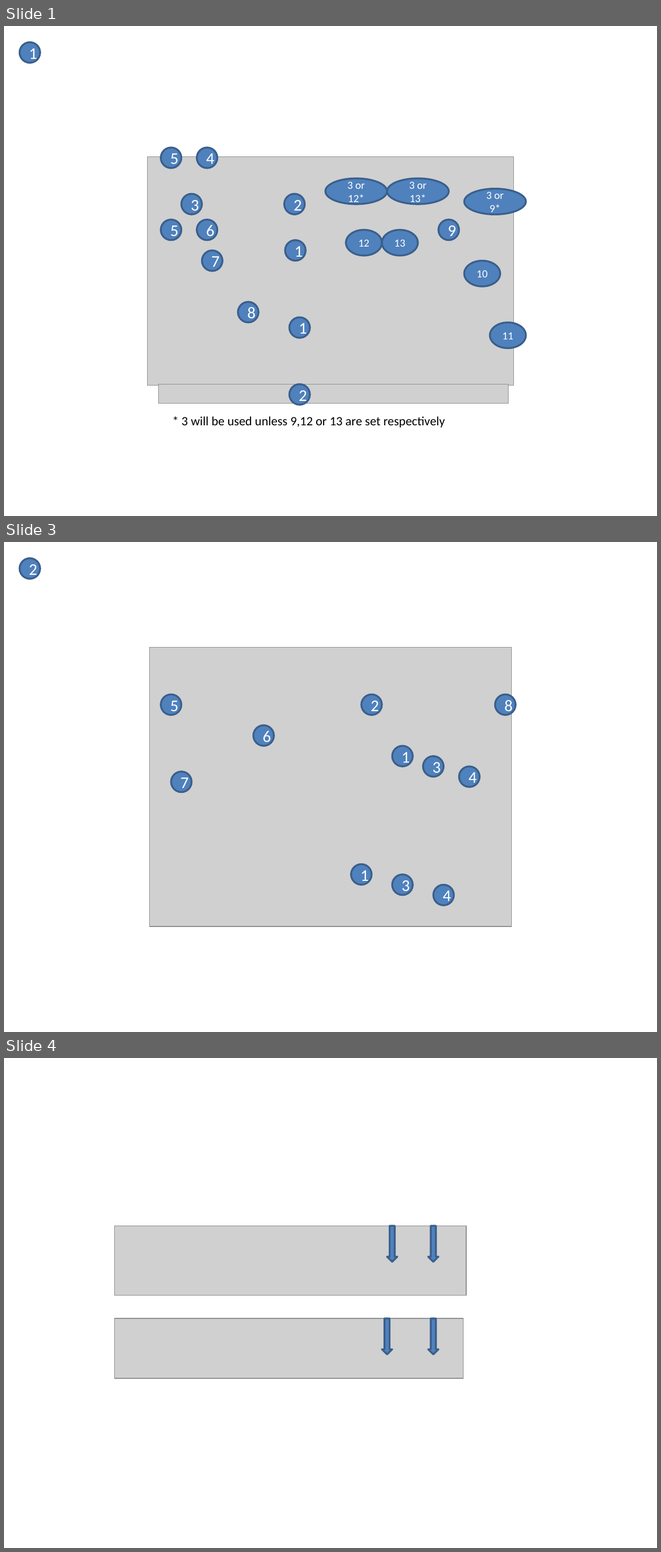
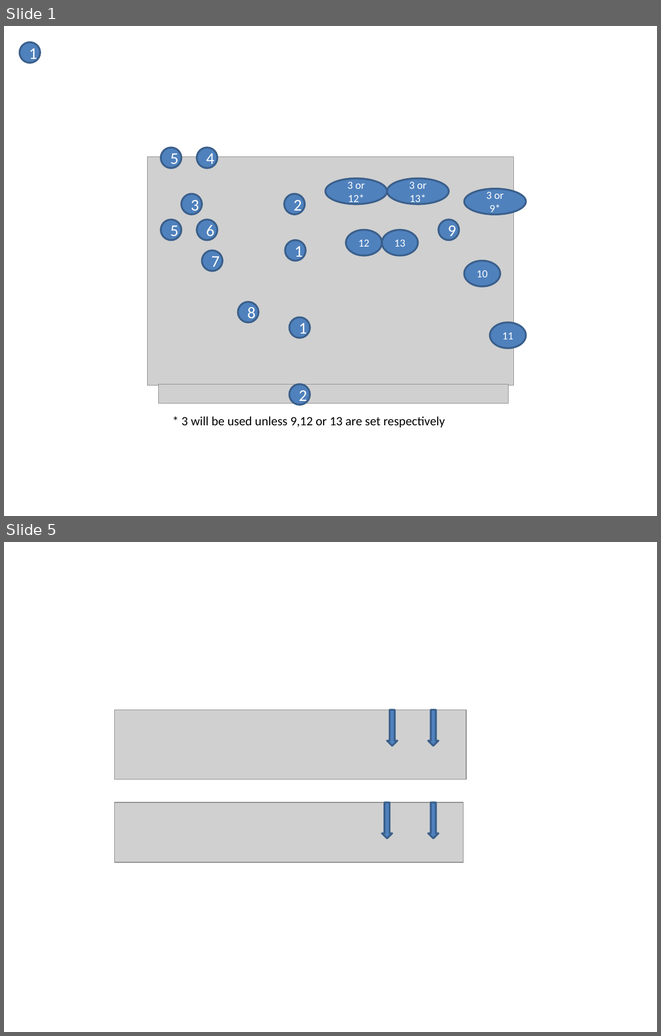
Before and after one commit to wp-plugins/bbp-style-pack, a slide deck: images/style.pptx. Shown one above the other, each under a label of ours: slides 1, 3 and 4 before the commit, slides 1 and 5 after it; the slides between them are not shown. The pictures are 661x1552 and 661x1036 pixels, drawn with LibreOffice and Linux fonts; fonts in the diff are those of the drawing; grey boxes stand for pictures. Boxes give left, top, right and bottom in pixels: in the first picture for what was removed or moved away, otherwise in the second. Text is boxed around its words. In the diff, an @@ line names an element or a change of style, - is before the commit and + after.

```diff
--- a/images/style.pptx
+++ b/images/style.pptx
@@ slide 3 removed at [4, 542, 657, 1032], background #FFFFFF @@
@@ ellipse removed at [20, 558, 40, 579] @@
-2
@@ picture removed at [150, 647, 511, 926] @@
@@ ellipse removed at [161, 694, 181, 714] @@
-5
@@ ellipse removed at [361, 694, 381, 714] @@
-2
@@ ellipse removed at [495, 694, 515, 714] @@
-8
@@ ellipse removed at [254, 725, 274, 746] @@
-6
@@ ellipse removed at [392, 746, 412, 766] @@
-1
@@ ellipse removed at [423, 756, 443, 776] @@
-3
@@ ellipse removed at [171, 771, 192, 792] @@
-7
@@ ellipse removed at [459, 767, 479, 787] @@
-4
@@ ellipse removed at [351, 864, 371, 884] @@
-1
@@ ellipse removed at [392, 874, 412, 894] @@
-3
@@ ellipse removed at [433, 885, 453, 905] @@
-4
@@ what was slide 4 is now slide 5 @@
```
Also in this commit, not shown: 1 slide changed, 3 slides added, 1 other slide removed, 8 other files.
